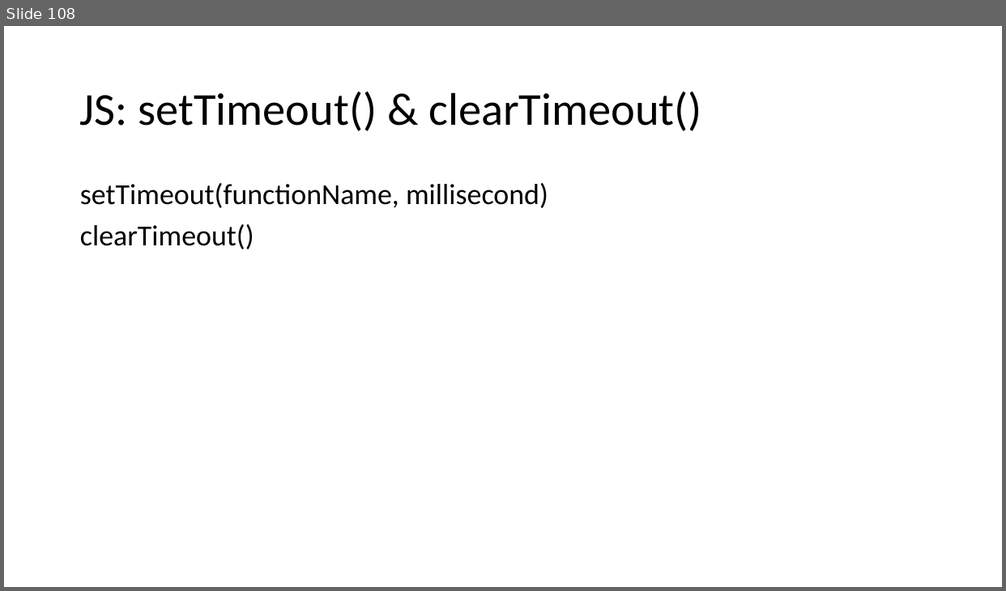
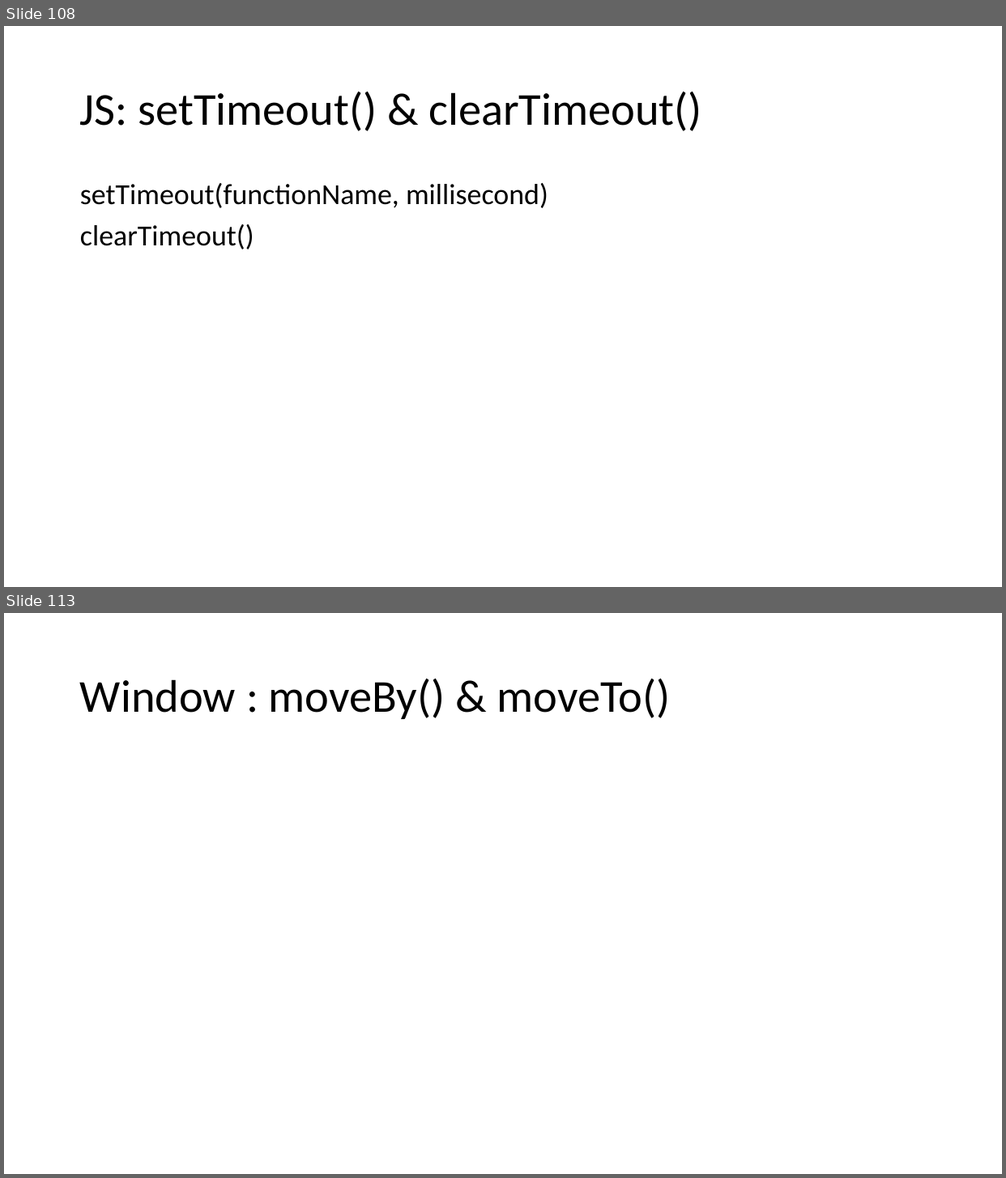
Before and after one commit to PiyushChaturvedii/Batch04, a slide deck: JavaScript.pptx. Shown one above the other, each under a label of ours: slide 108 before the commit, slides 108 and 113 after it; the slides between them are not shown. The pictures are 1006x591 and 1006x1178 pixels, drawn with LibreOffice and Linux fonts; fonts in the diff are those of the drawing. Boxes give left, top, right and bottom in pixels: in the first picture for what was removed or moved away, otherwise in the second. Text is boxed around its words. In the diff, an @@ line names an element or a change of style, - is before the commit and + after.

```diff
--- a/JavaScript.pptx
+++ b/JavaScript.pptx
@@ slide 113 added at box(4, 613, 1002, 1174), background #FFFFFF @@
@@ title added at box(80, 679, 670, 719), 44 pt, text #000000 @@
+Window : moveBy() & moveTo()
```
Also in this commit, not shown: 4 other slides added, 3 other files.
